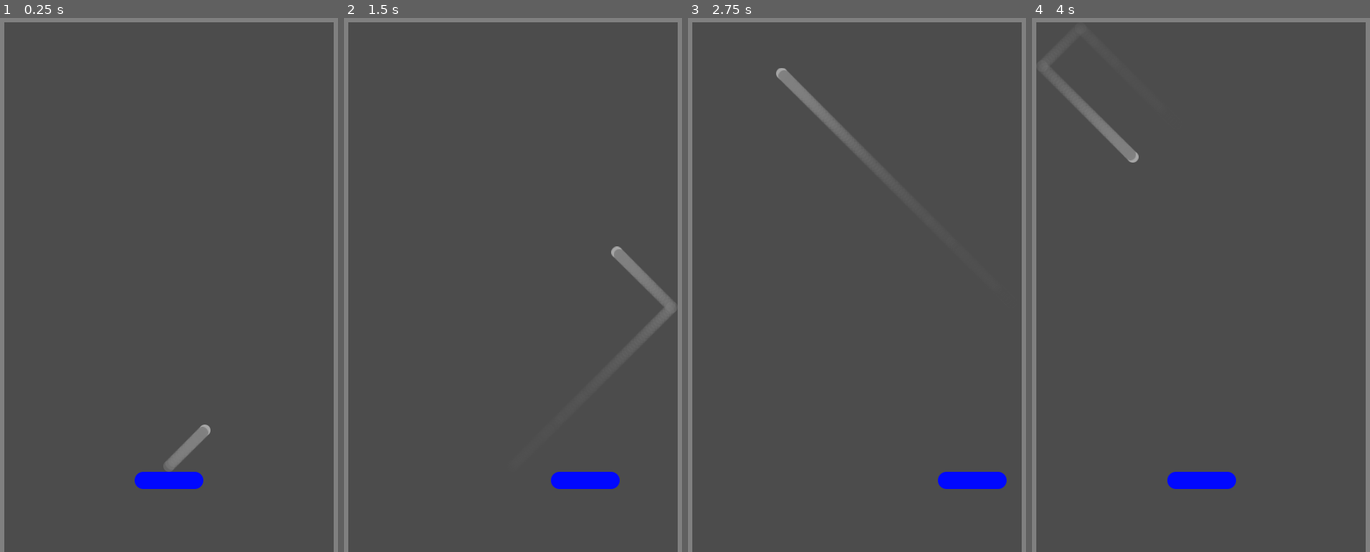
Above: before the commit, frames 1-4 (left to right).
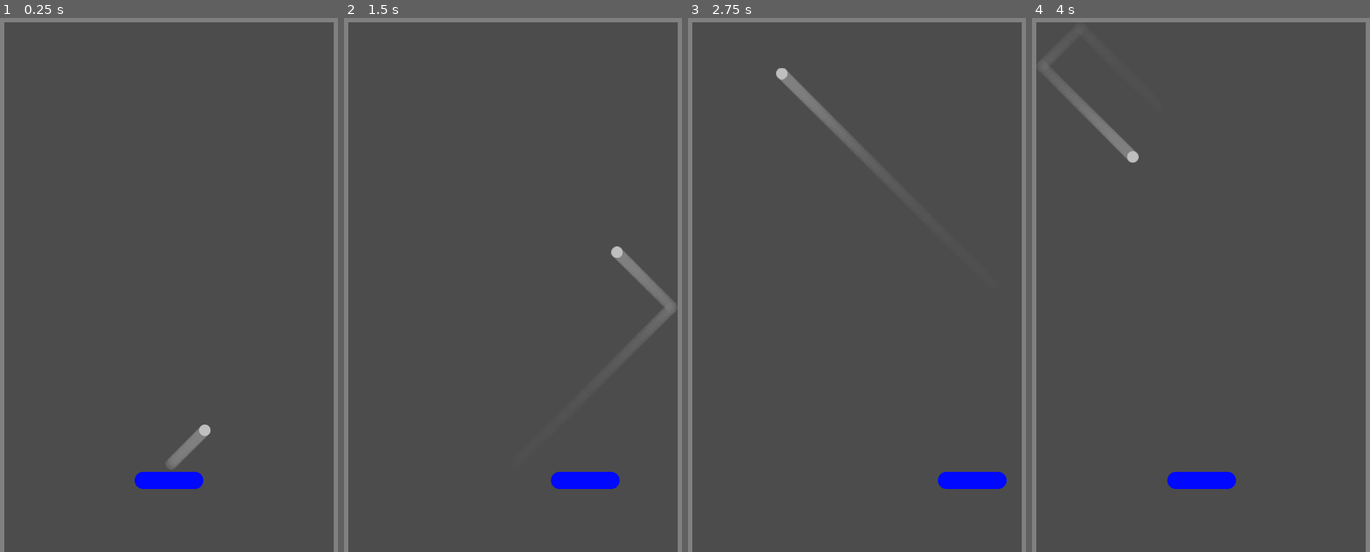
Above: after the commit, the same moments.

Repository: vivisuke/GodotBreak
Game: Godot game, scene res://MainScene.tscn
Two runs of this game, one before a commit and one after it. Both use one fixed random seed, a clock stepped at 60 frames per second and the inputs below.
Inputs:
- Up to frame 1 (0.25 s): no input
- Up to frame 2 (1.5 s): tap Enter at 0.5 s; hold Right (ui_right) 0.53-1.28 s; hold Left (ui_left) from 1.28 s (still down)
- Up to frame 3 (2.75 s): release Left (ui_left) at 2.03 s; hold Right (ui_right) from 2.03 s (still down)
- Up to frame 4 (4 s): release Right (ui_right) at 3.53 s; hold Left (ui_left) from 3.53 s (still down)

The runs differ from the first frame. In frame 1, less than 0.1% of the frame differs, in the area x 58-63%, y 76-79%; in frame 2, less than 0.1%; in frame 3, less than 0.1%, in the area x 26-30%, y 9-12%; in frame 4, less than 0.1%.

Commit message:
0012 ◎ C 05/01 05/01 0.001│ToDo│ボール軌跡：タイマーにより 0.01秒ごとに生成

Diff:
--- a/GodotBreak/MainScene.gd
+++ b/GodotBreak/MainScene.gd
@@ -22,6 +22,12 @@
 		$Pad.move_and_collide(Vector2(dx*PAD_MOVE_UNIT, 0) * delta)
 	if pause:
 		return
+	var collide = $Ball.move_and_collide(vel*delta)
+	if collide != null:
+		print(collide.collider.name)
+		vel = vel.bounce(collide.normal)
+	pass
+func _on_BallTimer_timeout():
 	var bt = BallTail.instance()
 	bt.position = $Ball.position
 	bt.modulate.a = 1.0
@@ -32,8 +38,3 @@
 		b.modulate.a *= 0.95
 	while btQueue[0].modulate.a <= 0.0001:
 		btQueue.pop_front()
-	var collide = $Ball.move_and_collide(vel*delta)
-	if collide != null:
-		print(collide.collider.name)
-		vel = vel.bounce(collide.normal)
-	pass
--- a/GodotBreak/MainScene.tscn
+++ b/GodotBreak/MainScene.tscn
@@ -87,6 +87,7 @@
 
 [node name="Ball" type="KinematicBody2D" parent="."]
 position = Vector2( 250, 680 )
+z_index = 1
 
 [node name="Sprite" type="Sprite" parent="Ball"]
 modulate = Color( 1, 1, 1, 0.501961 )
@@ -94,3 +95,9 @@
 
 [node name="CollisionShape2D" type="CollisionShape2D" parent="Ball"]
 shape = SubResource( 4 )
+
+[node name="Timer" type="Timer" parent="Ball"]
+wait_time = 0.01
+autostart = true
+
+[connection signal="timeout" from="Ball/Timer" to="." method="_on_BallTimer_timeout"]
Not shown, changed: GodotBreak.spr
